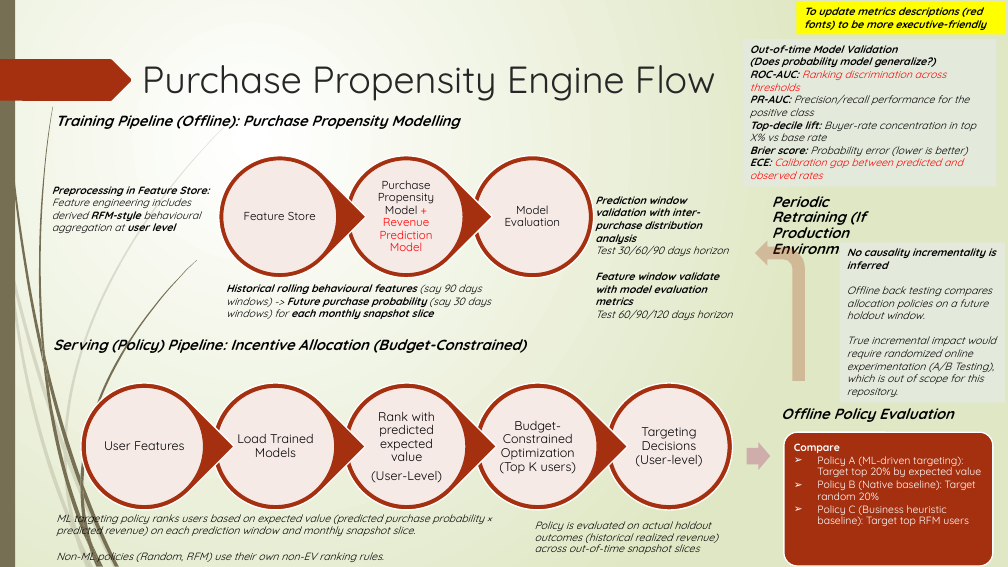
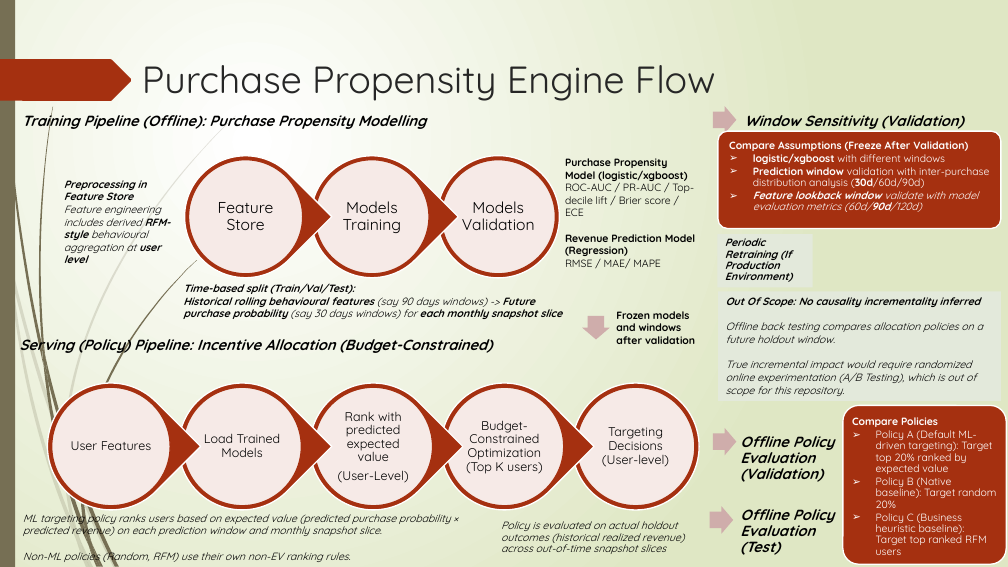
Before and after one commit to Phrey001/mle-marketplace-growth, a slide deck: slide 3 of docs/architecture.pptx. Drawn at 1008x567 pixels with LibreOffice and Linux fonts; fonts in the diff are those of the drawing. Boxes give left, top, right and bottom in pixels: in the first picture for what was removed or moved away, otherwise in the second. Text is boxed around its words. In the diff, an @@ line names an element or a change of style, - is before the commit and + after.

Commit message:
just redesigned purpose propensity engine architecture, to refactor specs, docs, implementation

```diff
--- a/docs/architecture.pptx
+++ b/docs/architecture.pptx
@@ rectangle removed at [796, 2, 1006, 35] @@
-To update metrics descriptions (red fonts) to be more executive-friendly
@@ rectangle removed at [743, 39, 997, 187] @@
-Out-of-time Model Validation
-(Does probability model generalize?)
-ROC-AUC: Ranking discrimination across thresholds
-PR-AUC: Precision/recall performance for the positive class
-Top-decile lift: Buyer-rate concentration in top X% vs base rate
-Brier score: Probability error (lower is better)
-ECE: Calibration gap between predicted and observed rates
@@ right arrow added at [713, 106, 737, 133], fill #CFAEAB @@
@@ text added at [745, 115, 964, 129], 14 pt, text #000000, bold, italic @@
+  Window Sensitivity (Validation)
@@ rounded rectangle added at [718, 131, 1001, 228], fill #A53010, outline #FFFFFF 1.25 pt @@
@@ text added at [729, 141, 989, 212], 10 pt, text #FFFFFF @@
+  Compare Assumptions (Freeze After Validation)
+  ➢ logistic/xgboost with different windows
+  ➢ Prediction window validation with inter-purchase distribution analysis (30d/60d/90d)
+  ➢ Feature lookback window validate with model evaluation metrics (60d/90d/120d)
@@ 10 texts, 10 ellipses, 6 teardrops: place and size @@
-10 texts, 10 ellipses, 6 teardrops at [53, 115, 733, 564]
+10 texts, 10 ellipses, 6 teardrops at [20, 110, 699, 564]
@@ text "Feature Store" at [218, 202, 274, 230]: size 11 to 15 pt; more space between paragraphs @@
@@ text added at [565, 158, 695, 269], 10 pt, text #000000, bold @@
+Purchase Propensity Model (logistic/xgboost)
+ROC-AUC / PR-AUC / Top-decile lift / Brier score / ECE
+Revenue Prediction Model (Regression)
+RMSE / MAE/ MAPE
@@ text at [64, 180, 171, 263]: text changed @@
-Preprocessing in Feature Store:
-Feature engineering includes derived RFM-style behavioural aggregation at user level
+Preprocessing in Feature Store
+Feature engineering includes derived RFM-style behavioural aggregation at user level
@@ text added at [343, 201, 402, 233], 15 pt, text #000000 @@
+Models Training
@@ text removed at [378, 180, 434, 251] @@
-Purchase Propensity Model + Revenue Prediction Model
@@ text added at [462, 201, 535, 230], 15 pt, text #000000 @@
+Models Validation
@@ text removed at [505, 205, 561, 226] @@
-Model Evaluation
@@ text removed at [595, 196, 729, 256] @@
-Prediction window validation with inter-purchase distribution analysis
-Test 30/60/90 days horizon
@@ rectangle "Periodic Retraining (If Production Environment)": place and size @@
-rectangle "Periodic Retraining (If Production Environment)" at [772, 196, 867, 259]
+rectangle "Periodic Retraining (If Production Environment)" at [718, 234, 813, 288]
@@ rectangle "Periodic Retraining (If Production Environment)" at [718, 234, 813, 288]: size 14 to 10 pt; fill none to #E3E9DB @@
@@ bent arrow removed at [755, 240, 805, 381] @@
@@ text at [183, 283, 562, 319]: text changed @@
-Historical rolling behavioural features (say 90 days windows) -> Future purchase probability (say 30 days windows) for each monthly snapshot slice
+Time-based split (Train/Val/Test):
+Historical rolling behavioural features (say 90 days windows) -> Future purchase probability (say 30 days windows) for each monthly snapshot slice
@@ text removed at [595, 272, 733, 320] @@
-Feature window validate with model evaluation metrics
-Test 60/90/120 days horizon
@@ rectangle "Out Of Scope: No causality ...": place and size @@
-rectangle "Out Of Scope: No causality ..." at [840, 243, 1006, 403]
+rectangle "Out Of Scope: No causality ..." at [718, 292, 1001, 402]
@@ text in rectangle at [726, 297, 981, 307]: text changed @@
-No causality incrementality is inferred
+Out Of Scope: No causality incrementality inferred
@@ right arrow added at [583, 316, 610, 339], fill #CFAEAB @@
@@ text added at [616, 311, 695, 344], 10 pt, text #000000, bold @@
+Frozen models and windows after validation
@@ rounded rectangle: place and size @@
-rounded rectangle at [784, 433, 993, 566]
+rounded rectangle at [843, 405, 1006, 564]
@@ text "Compare Policies": place and size @@
-text "Compare Policies" at [794, 443, 981, 526]
+text "Compare Policies" at [852, 417, 996, 555]
@@ text at [852, 417, 992, 474]: text changed @@
-  Compare
-  ➢ Policy A (ML-driven targeting): Target top 20% by expected value
+  Compare Policies
+  ➢ Policy A (Default ML-driven targeting): Target top 20% ranked by expected value
@@ right arrow added at [713, 428, 737, 455], fill #CFAEAB @@
@@ text added at [740, 436, 834, 482], 14 pt, text #000000, bold, italic @@
+  Offline Policy Evaluation (Validation)
@@ right arrow: place and size @@
-right arrow at [747, 442, 771, 470]
+right arrow at [710, 507, 734, 534]
@@ text at [740, 509, 834, 555]: text changed @@
-  Offline Policy Evaluation
+  Offline Policy Evaluation (Test)
@@ text at [876, 513, 987, 555]: text changed @@
-  ➢ Policy C (Business heuristic baseline): Target top RFM users
+  ➢ Policy C (Business heuristic baseline): Target top ranked RFM users
```
Also in this commit, not shown: 2 other slides changed, 1 slide added, 1 other file.
